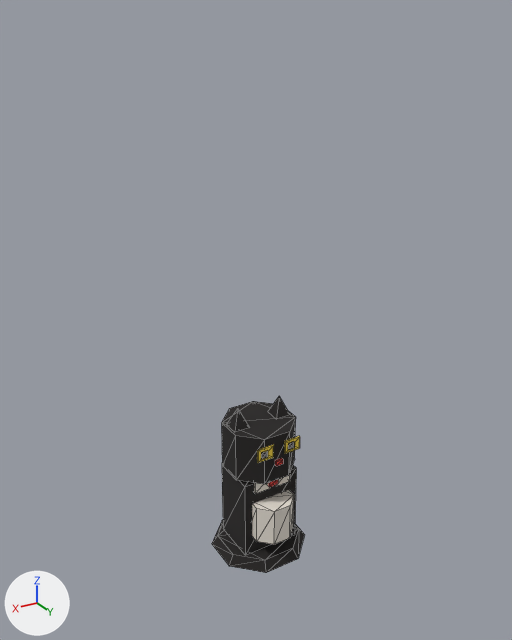
Before and after pictures for a commit that changed the glTF model apps/client/public/assets/mob_orologio_da_tavolo_a_forma_di_gatto.glb.
Before and after are seen from a 50 mm camera at (0.935, 1.542, 1.532) aimed at (0.006, -0.007, 0.757). The lights are fixed; the arrows at lower left show +X, +Y and +Z. The picture after the commit comes second. Mesh edges are drawn as thin lines. Vertices at exactly the same position are counted once.

In view in the first picture: 'mob_orologio_da_tavolo_a_forma_di_gatto'.
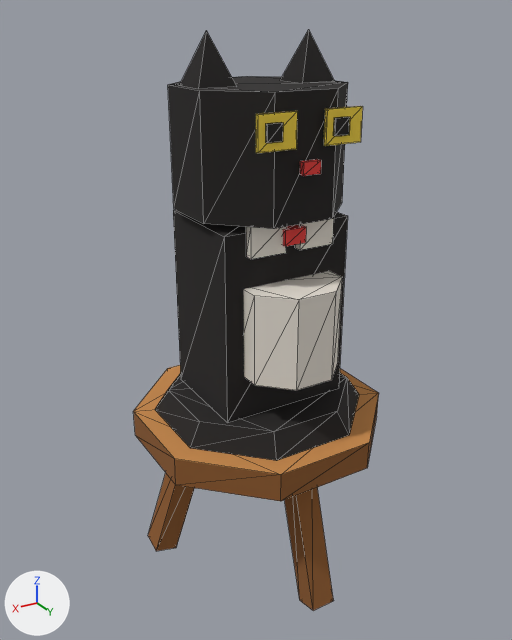
Pixel boxes (x1, y1, x2, y2) of what changed, in the pictures (512 x 640 px; the box of a moved part takes in the faces that stretch with it):
'mob_orologio_da_tavolo_a_forma_di_gatto', reshaped, moved, rescaled (163% wider, 228% taller)
    before: (212, 396, 305, 573)
    after: (133, 29, 379, 611)
part 1 of me_mob_orologio_da_tavolo_a_forma_di_gatto, moved or reshaped
    before: (212, 520, 305, 573)
    after: (155, 373, 359, 461)
part 2 of me_mob_orologio_da_tavolo_a_forma_di_gatto, moved or reshaped
    before: (222, 465, 296, 555)
    after: (173, 210, 348, 423)
part 3 of me_mob_orologio_da_tavolo_a_forma_di_gatto, moved or reshaped
    before: (252, 490, 294, 544)
    after: (243, 271, 342, 390)
part 4 of me_mob_orologio_da_tavolo_a_forma_di_gatto, moved or reshaped
    before: (275, 474, 290, 486)
    after: (295, 217, 334, 250)
part 5 of me_mob_orologio_da_tavolo_a_forma_di_gatto, moved or reshaped
    before: (254, 483, 270, 494)
    after: (246, 227, 287, 259)
part 6 of me_mob_orologio_da_tavolo_a_forma_di_gatto, moved or reshaped
    before: (268, 480, 278, 487)
    after: (283, 225, 306, 246)
part 7 of me_mob_orologio_da_tavolo_a_forma_di_gatto, moved or reshaped
    before: (222, 401, 296, 484)
    after: (168, 76, 348, 229)
part 8 of me_mob_orologio_da_tavolo_a_forma_di_gatto, moved or reshaped
    before: (268, 396, 290, 419)
    after: (280, 29, 335, 83)
part 9 of me_mob_orologio_da_tavolo_a_forma_di_gatto, moved or reshaped
    before: (227, 409, 250, 432)
    after: (180, 30, 237, 89)
part 10 of me_mob_orologio_da_tavolo_a_forma_di_gatto, moved or reshaped
    before: (288, 442, 295, 450)
    after: (300, 159, 321, 176)
part 11 of me_mob_orologio_da_tavolo_a_forma_di_gatto, moved or reshaped
    before: (284, 436, 300, 453)
    after: (324, 106, 363, 146)
part 12 of me_mob_orologio_da_tavolo_a_forma_di_gatto, moved or reshaped
    before: (275, 458, 283, 466)
    after: (333, 117, 350, 136)
part 13 of me_mob_orologio_da_tavolo_a_forma_di_gatto, moved or reshaped
    before: (261, 451, 268, 459)
    after: (256, 111, 297, 153)
part 14 of me_mob_orologio_da_tavolo_a_forma_di_gatto, moved or reshaped
    before: (257, 445, 273, 463)
    after: (266, 122, 283, 143)
part 15 of me_mob_orologio_da_tavolo_a_forma_di_gatto, added (orange)
    after: (133, 365, 379, 501)
part 16 of me_mob_orologio_da_tavolo_a_forma_di_gatto, added (brown)
    after: (148, 473, 333, 611)

Diff of the bpy script that builds the scene:
```diff
--- a/apps/client/public/assets/mob_orologio_da_tavolo_a_forma_di_gatto.glb.py
+++ b/apps/client/public/assets/mob_orologio_da_tavolo_a_forma_di_gatto.glb.py
@@ me_mob_orologio_da_tavolo_a_forma_di_gatto @@
 # used by ob_mob_orologio_da_tavolo_a_forma_di_gatto; location = (-0.006, 0.0, 0.249); scale = (0.251, 0.251, 0.251)
-me_mob_orologio_da_tavolo_a_forma_di_gatto.from_pydata(...)  # 160 vertices, 204 faces; spans x -0.58..0.58, y -0.55..0.55, z -1.0..1.0
+me_mob_orologio_da_tavolo_a_forma_di_gatto.from_pydata(...)  # 200 vertices, 262 faces; spans x -0.44..0.44, y -0.44..0.44, z -1.0..1.0
+# me_mob_orologio_da_tavolo_a_forma_di_gatto part 1: the loose piece of 16 vertices spanning x -0.53..0.58, y -0.55..0.55, z -1.0..-0.88 is scaled about its middle by 0.663, then moved by (-0.02, 0.0, 0.65)
+# me_mob_orologio_da_tavolo_a_forma_di_gatto part 2: the loose piece of 8 vertices spanning x -0.33..0.38, y -0.28..0.28, z -0.88..0.12 is scaled about its middle by 0.663, then moved by (-0.02, 0.0, 0.46)
+# me_mob_orologio_da_tavolo_a_forma_di_gatto part 3: the loose piece of 16 vertices spanning x -0.23..0.28, y 0.02..0.54, z -0.64..-0.16 is scaled about its middle by 0.662, then moved by (-0.02, -0.1, 0.47)
+# me_mob_orologio_da_tavolo_a_forma_di_gatto part 4: the loose piece of 8 vertices spanning x -0.21..-0.02, y 0.27..0.32, z 0.0..0.16 is scaled about its middle by 0.662, then moved by (0.02, -0.1, 0.31)
+# me_mob_orologio_da_tavolo_a_forma_di_gatto part 5: the loose piece of 8 vertices spanning x 0.06..0.26, y 0.27..0.32, z 0.0..0.16 is scaled about its middle by 0.662, then moved by (-0.07, -0.1, 0.31)
+# me_mob_orologio_da_tavolo_a_forma_di_gatto part 6: the loose piece of 8 vertices spanning x -0.04..0.08, y 0.27..0.34, z 0.04..0.12 is scaled about its middle by 0.663, then moved by (-0.02, -0.11, 0.31)
+# me_mob_orologio_da_tavolo_a_forma_di_gatto part 7: the loose piece of 16 vertices spanning x -0.38..0.43, y -0.41..0.41, z 0.16..0.76 is scaled about its middle by 0.662, then moved by (-0.02, 0.0, 0.18)
+# me_mob_orologio_da_tavolo_a_forma_di_gatto part 8: the loose piece of 5 vertices spanning x -0.35..-0.16, y -0.1..0.1, z 0.76..1.0 is scaled about its middle by 0.663, then moved by (0.07, 0.0, 0.04)
+# me_mob_orologio_da_tavolo_a_forma_di_gatto part 9: the loose piece of 5 vertices spanning x 0.21..0.4, y -0.1..0.1, z 0.76..1.0 is scaled about its middle by 0.663, then moved by (-0.12, 0.0, 0.04)
+# me_mob_orologio_da_tavolo_a_forma_di_gatto part 10: the loose piece of 8 vertices spanning x -0.18..-0.1, y 0.44..0.46, z 0.56..0.64 is scaled about its middle by (0.795, 1.15, 0.497), then moved by (0.14, -0.16, 0.02)
+# me_mob_orologio_da_tavolo_a_forma_di_gatto part 11: the loose piece of 8 vertices spanning x -0.25..-0.06, y 0.43..0.45, z 0.52..0.68 is scaled about its middle by (0.662, 0.656, 0.663), then moved by (0.04, -0.15, 0.13)
+# me_mob_orologio_da_tavolo_a_forma_di_gatto part 12: the loose piece of 8 vertices spanning x -0.02..0.07, y 0.43..0.46, z 0.4..0.46 is scaled about its middle by (0.552, 0.376, 0.884), then moved by (-0.13, -0.15, 0.3)
+# me_mob_orologio_da_tavolo_a_forma_di_gatto part 13: the loose piece of 8 vertices spanning x 0.18..0.26, y 0.44..0.46, z 0.56..0.64 is scaled about its middle by (1.66, 0.656, 1.32), then moved by (-0.11, -0.16, 0.13)
+# me_mob_orologio_da_tavolo_a_forma_di_gatto part 14: the loose piece of 8 vertices spanning x 0.1..0.3, y 0.43..0.45, z 0.52..0.68 is scaled about its middle by (0.265, 0.656, 0.331), then moved by (-0.07, -0.14, 0.13)
+# me_mob_orologio_da_tavolo_a_forma_di_gatto part 15: the loose piece of 16 vertices spanning x -0.23..0.28, y 0.02..0.54, z -0.64..-0.16 is copied, and the copy is scaled about its middle by (1.7, 1.7, 0.221), then moved by (-0.02, -0.28, 0.02); it spans x -0.44..0.44, y -0.44..0.43, z -0.43..-0.32
+# me_mob_orologio_da_tavolo_a_forma_di_gatto part 16: 24 vertices added at x -0.39..0.4, y -0.26..0.44, z -1.0..-0.38
+# other edits to the shape of me_mob_orologio_da_tavolo_a_forma_di_gatto do not show in these pictures
 me_mob_orologio_da_tavolo_a_forma_di_gatto.materials.append(mat_mat_atlas)
@@ ob_mob_orologio_da_tavolo_a_forma_di_gatto @@
 ob_mob_orologio_da_tavolo_a_forma_di_gatto = bpy.data.objects.new('mob_orologio_da_tavolo_a_forma_di_gatto', me_mob_orologio_da_tavolo_a_forma_di_gatto)
-ob_mob_orologio_da_tavolo_a_forma_di_gatto.location = (-0.006, 0.0, 0.249)
-ob_mob_orologio_da_tavolo_a_forma_di_gatto.scale = (0.251, 0.251, 0.251)
+ob_mob_orologio_da_tavolo_a_forma_di_gatto.location = (0.0, 0.003, 0.743)
+ob_mob_orologio_da_tavolo_a_forma_di_gatto.scale = (0.757, 0.757, 0.757)
```
